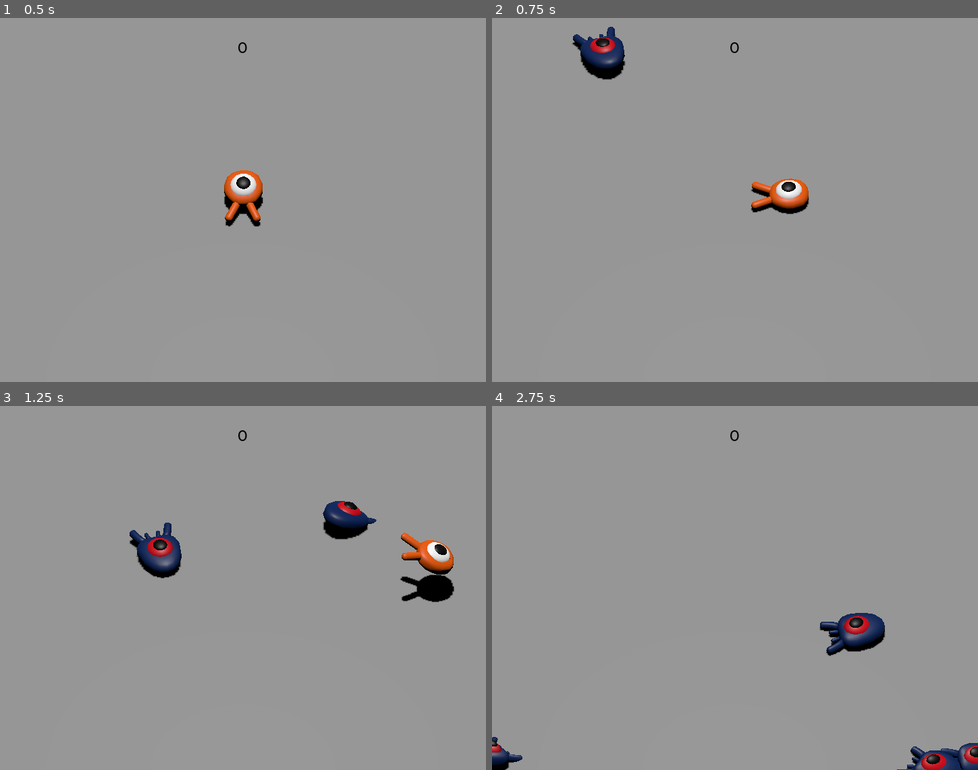
Above: before the commit, frames 1-4 (two rows, left to right).
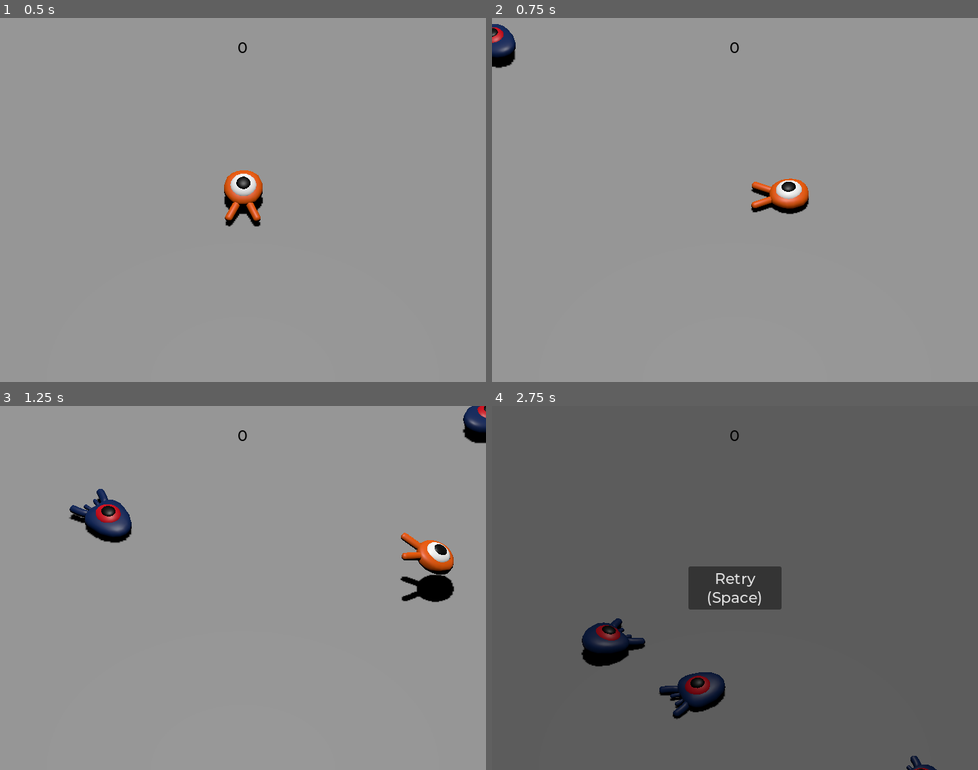
Above: after the commit, the same moments.

Repository: Vorgenstad/first-3d-game
Game: Godot game, scene res://scenes/main.tscn
Same seed, same stepped clock (60 frames per second), same inputs: the game is played once before the commit and once after it.
Inputs:
- Up to frame 1 (0.5 s): no input
- Up to frame 2 (0.75 s): hold D (move_right) from 0.53 s (still down)
- Up to frame 3 (1.25 s): keep holding D (move_right); tap Space (jump) at 0.77 s
- Up to frame 4 (2.75 s): release D (move_right) at 1.28 s; hold S (move_back) 1.28-2.03 s; tap Space (jump) at 1.52 s; hold D (move_right) from 2.03 s (still down)

Frame 1 is identical in both runs. In frame 2, 1.5% of the frame differs, in the area x 0-28%, y 1-18%; in frame 3, 3.4%; in frame 4, 100%, in the area x 0-100%, y 0-100%.

Commit message:
Fixed mobs popping into the view

Diff:
--- a/scenes/main.tscn
+++ b/scenes/main.tscn
@@ -14,7 +14,7 @@
 
 [sub_resource type="Curve3D" id="Curve3D_jpcs8"]
 _data = {
-"points": PackedVector3Array(0, 0, 0, 0, 0, 0, -8.00717, 0, -13.977, 0, 0, 0, 0, 0, 0, 8.01145, 0, -13.977, 0, 0, 0, 0, 0, 0, 8.01145, 0, 14.8496, 0, 0, 0, 0, 0, 0, -8.04169, 0, 14.9187, 0, 0, 0, 0, 0, 0, -8.00717, 0, -13.977),
+"points": PackedVector3Array(0, 0, 0, 0, 0, 0, -15.1982, 0, -13.9687, 0, 0, 0, 0, 0, 0, 16.1764, 0, -14.2975, 0, 0, 0, 0, 0, 0, 16.0824, 0, 15.2924, 0, 0, 0, 0, 0, 0, -15.48, 0, 15.3863, 0, 0, 0, 0, 0, 0, -15.1982, 0, -13.9687),
 "tilts": PackedFloat32Array(0, 0, 0, 0, 0)
 }
 point_count = 5
@@ -65,7 +65,7 @@
 curve = SubResource("Curve3D_jpcs8")
 
 [node name="SpawnLocation" type="PathFollow3D" parent="SpawnPath"]
-transform = Transform3D(-4.37114e-08, 0, -1, 0, 1, 0, 1, 0, -4.37114e-08, -8.00717, 0, -13.977)
+transform = Transform3D(0.0104785, 0, -0.999945, 0, 1, 0, 0.999945, 0, 0.0104785, -15.1982, 0, -13.9687)
 
 [node name="SpawnTimer" type="Timer" parent="."]
 wait_time = 0.5
--- a/scenes/mob.gd
+++ b/scenes/mob.gd
@@ -14,7 +14,7 @@
 
 func initialize_position(start_position, player_position):
 	look_at_from_position(start_position, player_position)
-	rotate_y(randf_range(-PI / 4, PI / 4))
+	rotate_y(randf_range(-PI / 8, PI / 8))
 
 func initialize_velocity():
 	var speed = randi_range(min_speed, max_speed)
--- a/scenes/mob.tscn
+++ b/scenes/mob.tscn
@@ -5,6 +5,33 @@
 
 [sub_resource type="BoxShape3D" id="BoxShape3D_2ehw2"]
 size = Vector3(1.59016, 1.16463, 1.94396)
+
+[sub_resource type="Animation" id="Animation_pqqja"]
+length = 0.001
+tracks/0/type = "value"
+tracks/0/imported = false
+tracks/0/enabled = true
+tracks/0/path = NodePath("Pivot/Character:position")
+tracks/0/interp = 1
+tracks/0/loop_wrap = true
+tracks/0/keys = {
+"times": PackedFloat32Array(0),
+"transitions": PackedFloat32Array(1),
+"update": 0,
+"values": [Vector3(0, 0, 0)]
+}
+tracks/1/type = "value"
+tracks/1/imported = false
+tracks/1/enabled = true
+tracks/1/path = NodePath("Pivot/Character:rotation")
+tracks/1/interp = 1
+tracks/1/loop_wrap = true
+tracks/1/keys = {
+"times": PackedFloat32Array(0),
+"transitions": PackedFloat32Array(1),
+"update": 0,
+"values": [Vector3(0, 0, 0)]
+}
 
 [sub_resource type="Animation" id="Animation_yl30e"]
 resource_name = "float"
@@ -35,33 +62,6 @@
 "values": [Vector3(0, 0, 0), Vector3(0.139626, 0, 0), Vector3(-0.15708, 0, 0)]
 }
 
-[sub_resource type="Animation" id="Animation_pqqja"]
-length = 0.001
-tracks/0/type = "value"
-tracks/0/imported = false
-tracks/0/enabled = true
-tracks/0/path = NodePath("Pivot/Character:position")
-tracks/0/interp = 1
-tracks/0/loop_wrap = true
-tracks/0/keys = {
-"times": PackedFloat32Array(0),
-"transitions": PackedFloat32Array(1),
-"update": 0,
-"values": [Vector3(0, 0, 0)]
-}
-tracks/1/type = "value"
-tracks/1/imported = false
-tracks/1/enabled = true
-tracks/1/path = NodePath("Pivot/Character:rotation")
-tracks/1/interp = 1
-tracks/1/loop_wrap = true
-tracks/1/keys = {
-"times": PackedFloat32Array(0),
-"transitions": PackedFloat32Array(1),
-"update": 0,
-"values": [Vector3(0, 0, 0)]
-}
-
 [sub_resource type="AnimationLibrary" id="AnimationLibrary_s825o"]
 _data = {
 "RESET": SubResource("Animation_pqqja"),
--- a/scenes/player.tscn
+++ b/scenes/player.tscn
@@ -9,6 +9,33 @@
 [sub_resource type="CylinderShape3D" id="CylinderShape3D_d2vlb"]
 height = 0.117709
 radius = 1.01919
+
+[sub_resource type="Animation" id="Animation_pqqja"]
+length = 0.001
+tracks/0/type = "value"
+tracks/0/imported = false
+tracks/0/enabled = true
+tracks/0/path = NodePath("Pivot/Character:position")
+tracks/0/interp = 1
+tracks/0/loop_wrap = true
+tracks/0/keys = {
+"times": PackedFloat32Array(0),
+"transitions": PackedFloat32Array(1),
+"update": 0,
+"values": [Vector3(0, 0, 0)]
+}
+tracks/1/type = "value"
+tracks/1/imported = false
+tracks/1/enabled = true
+tracks/1/path = NodePath("Pivot/Character:rotation")
+tracks/1/interp = 1
+tracks/1/loop_wrap = true
+tracks/1/keys = {
+"times": PackedFloat32Array(0),
+"transitions": PackedFloat32Array(1),
+"update": 0,
+"values": [Vector3(0, 0, 0)]
+}
 
 [sub_resource type="Animation" id="Animation_yl30e"]
 resource_name = "float"
@@ -37,33 +64,6 @@
 "transitions": PackedFloat32Array(0.420448, 0.435275, 1),
 "update": 0,
 "values": [Vector3(0, 0, 0), Vector3(0.139626, 0, 0), Vector3(-0.15708, 0, 0)]
-}
-
-[sub_resource type="Animation" id="Animation_pqqja"]
-length = 0.001
-tracks/0/type = "value"
-tracks/0/imported = false
-tracks/0/enabled = true
-tracks/0/path = NodePath("Pivot/Character:position")
-tracks/0/interp = 1
-tracks/0/loop_wrap = true
-tracks/0/keys = {
-"times": PackedFloat32Array(0),
-"transitions": PackedFloat32Array(1),
-"update": 0,
-"values": [Vector3(0, 0, 0)]
-}
-tracks/1/type = "value"
-tracks/1/imported = false
-tracks/1/enabled = true
-tracks/1/path = NodePath("Pivot/Character:rotation")
-tracks/1/interp = 1
-tracks/1/loop_wrap = true
-tracks/1/keys = {
-"times": PackedFloat32Array(0),
-"transitions": PackedFloat32Array(1),
-"update": 0,
-"values": [Vector3(0, 0, 0)]
 }
 
 [sub_resource type="AnimationLibrary" id="AnimationLibrary_s825o"]
